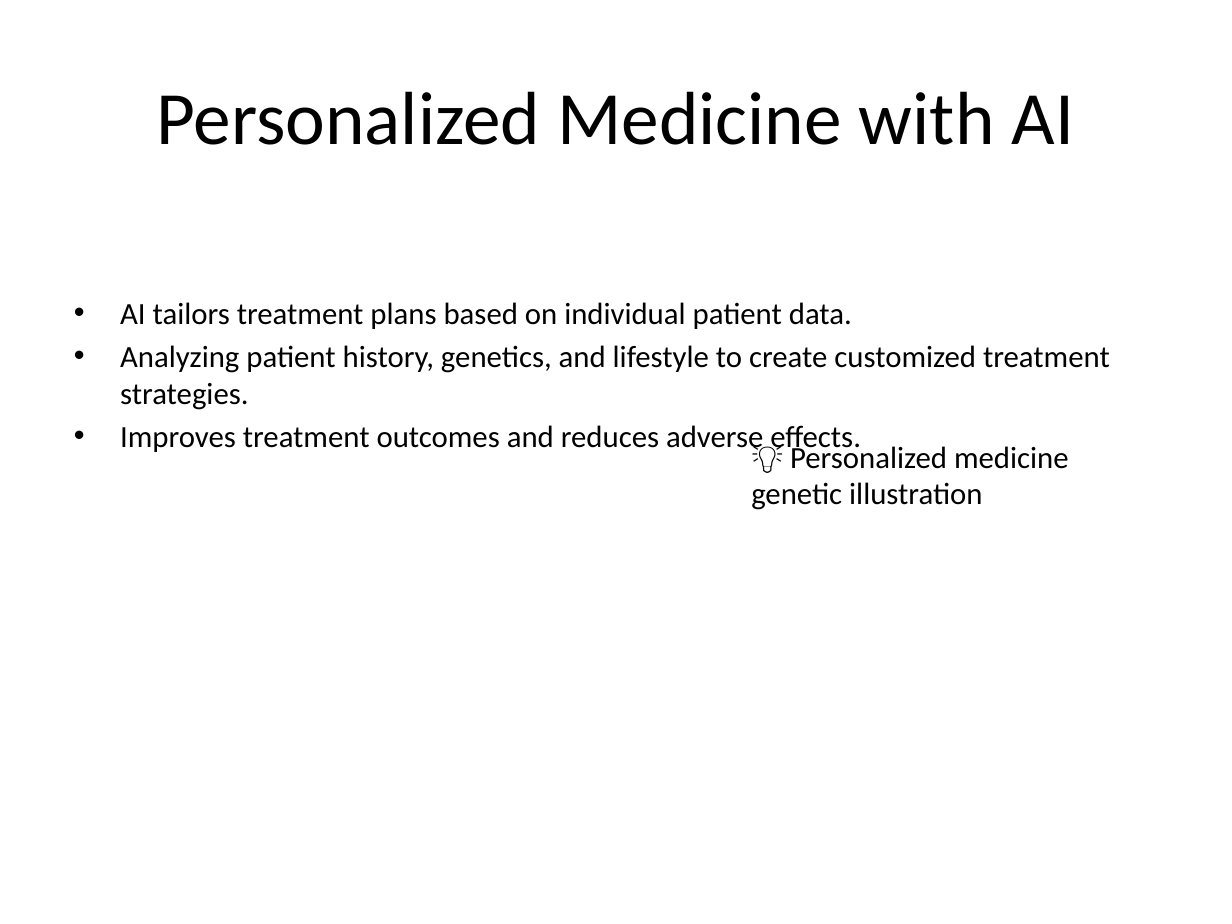
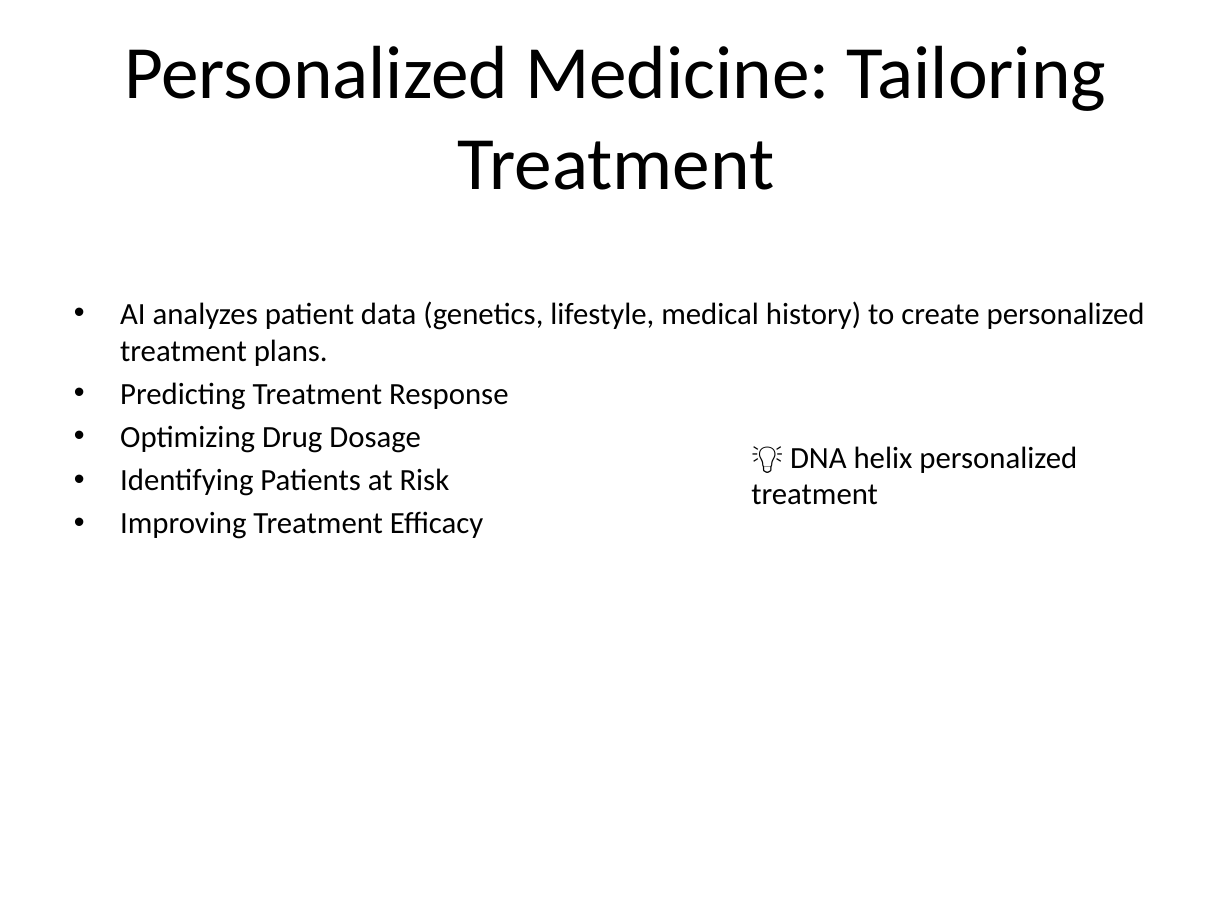
Before and after one commit to sarveshdabke/Topic-Generator-API, a slide deck: slide 5 of output/Artificial_Intelligence_in_Healthcare.pptx (slide 6 before the commit). Drawn at 1232x924 pixels with LibreOffice and Linux fonts; fonts in the diff are those of the drawing. Boxes give left, top, right and bottom in pixels: in the first picture for what was removed or moved away, otherwise in the second. Text is boxed around its words. In the diff, an @@ line names an element or a change of style, - is before the commit and + after.

```diff
--- a/output/Artificial_Intelligence_in_Healthcare.pptx
+++ b/output/Artificial_Intelligence_in_Healthcare.pptx
@@ title at <box>124,45,1106,190</box>: text changed @@
-Personalized Medicine with AI
+Personalized Medicine: Tailoring Treatment
@@ text at <box>120,301,1145,539</box>: text changed @@
-• AI tailors treatment plans based on individual patient data.
-• Analyzing patient history, genetics, and lifestyle to create customized treatment strategies.
-• Improves treatment outcomes and reduces adverse effects.
+• AI analyzes patient data (genetics, lifestyle, medical history) to create personalized treatment plans.
+• Predicting Treatment Response
+• Optimizing Drug Dosage
+• Identifying Patients at Risk
+• Improving Treatment Efficacy
@@ text at <box>751,446,1077,505</box>: text changed @@
-💡 Personalized medicine genetic illustration
+💡 DNA helix personalized treatment
```
Also in this commit, not shown: 5 other slides changed, 2 slides added, 2 slides removed.
